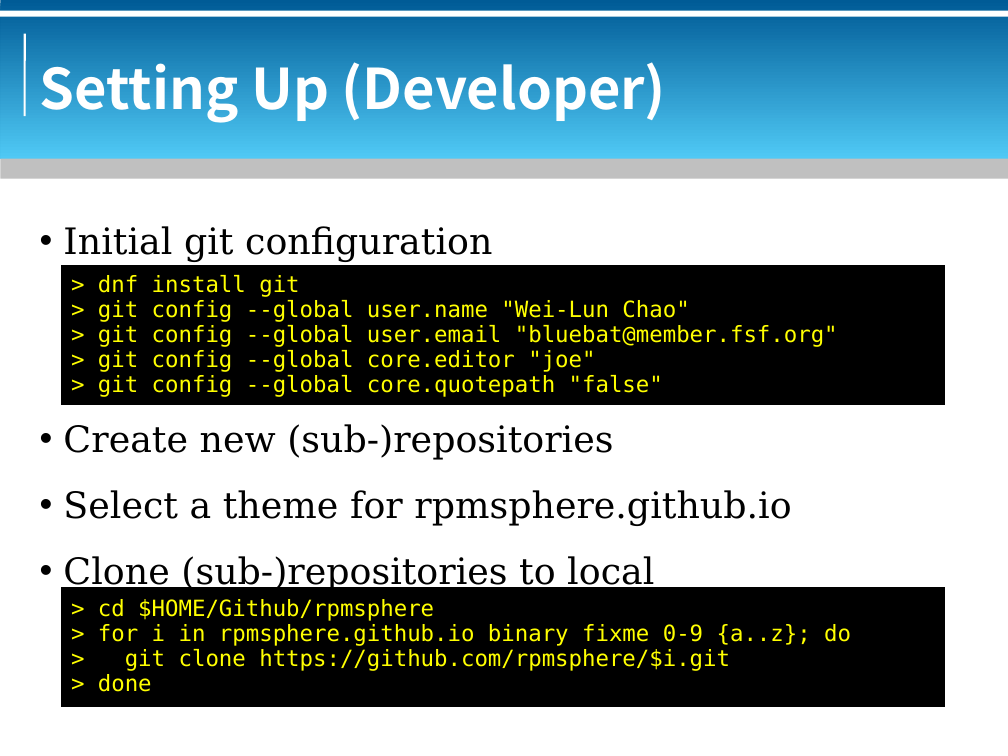
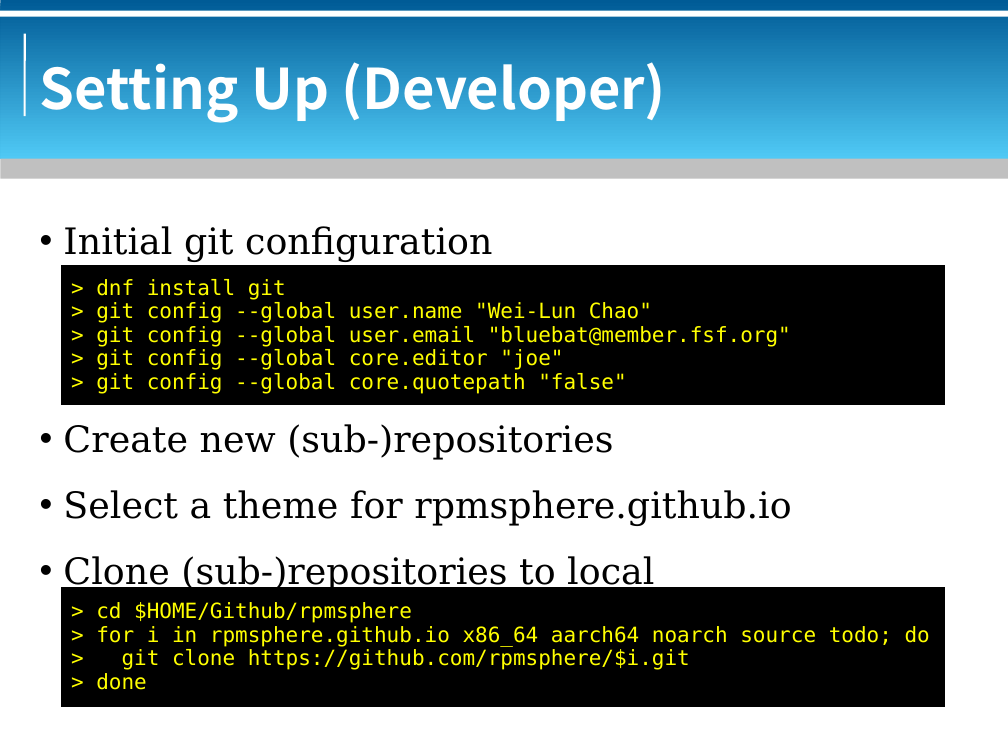
Before and after one commit to bluebat/.presentations, a slide deck: slide 4 of rpmsphere-repository.odp. Drawn at 1008x756 pixels with LibreOffice and Linux fonts; fonts in the diff are those of the drawing; background and template pictures are left out. Boxes give left, top, right and bottom in pixels: in the first picture for what was removed or moved away, otherwise in the second. Text is boxed around its words. In the diff, an @@ line names an element or a change of style, - is before the commit and + after.

Commit message:
update rpmsphere

```diff
--- a/rpmsphere-repository.odp
+++ b/rpmsphere-repository.odp
@@ rectangle "> dnf install git" at (61,266,944,405): size 16 to 15 pt @@
@@ text in rectangle at (96,626,930,647): text changed; size 16 to 15 pt @@
-> for i in rpmsphere.github.io binary fixme 0-9 {a..z}; do
+> for i in rpmsphere.github.io x86_64 aarch64 noarch source todo; do
@@ text in rectangle at (96,602,690,690): size 16 to 15 pt in "> cd $HOME/Github/rpmsphere", "> git clone https://github.com/rpmsphere/$i.git", "> done" @@
```
Also in this commit, not shown: 4 other slides changed.
